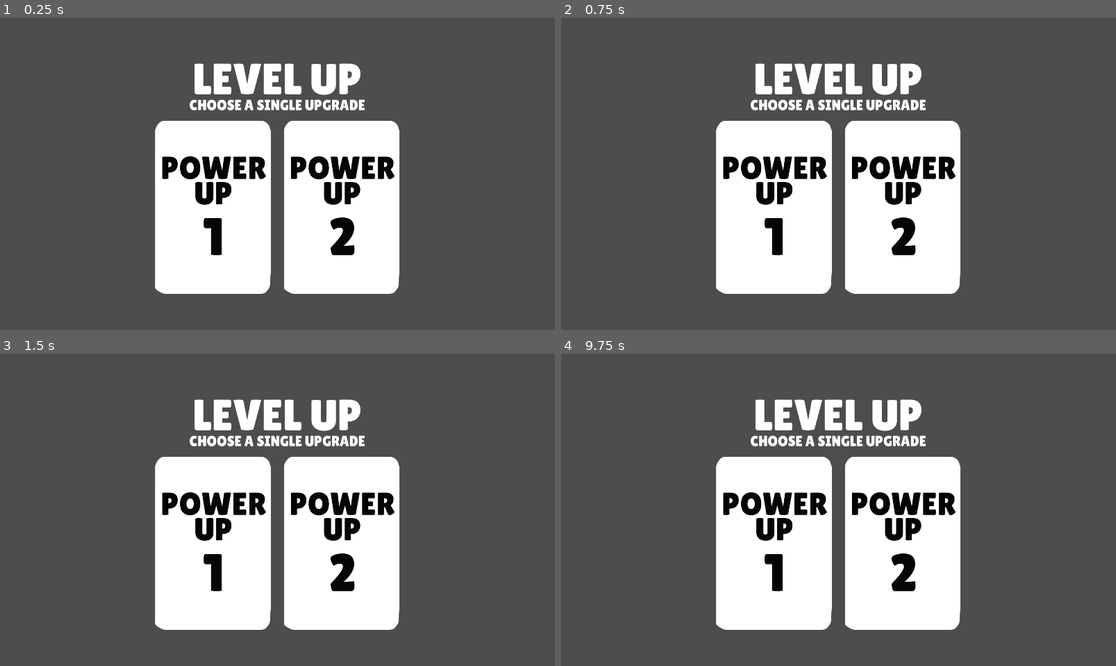
Above: before the commit, frames 1-4 (two rows, left to right).
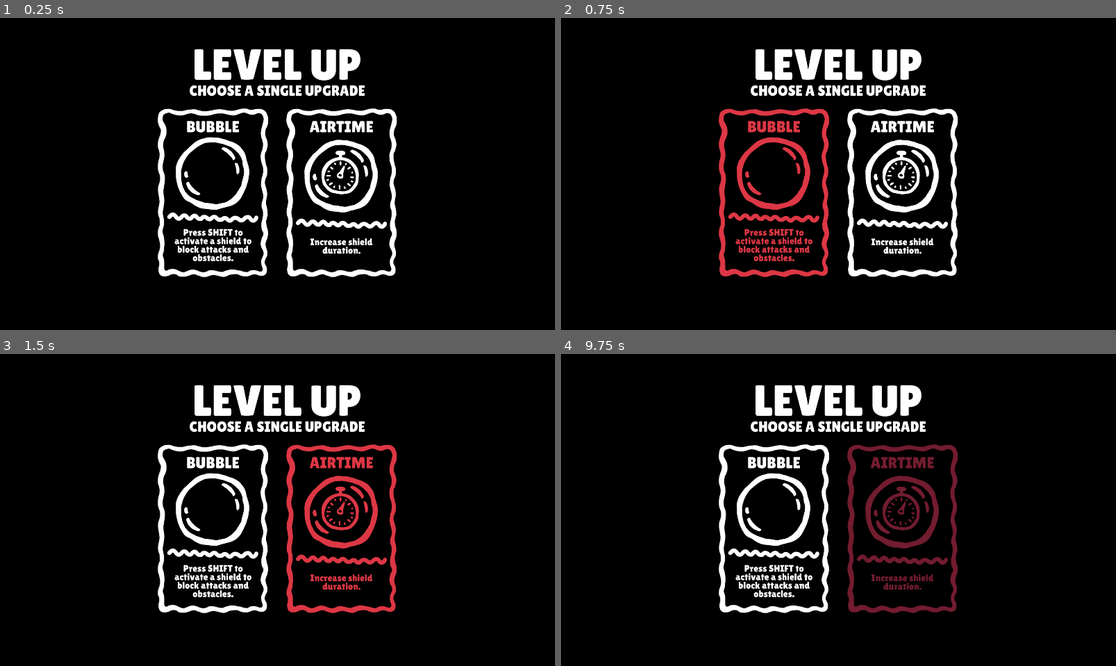
Above: after the commit, the same moments.

Repository: Hangover-Sunshine/DEFCON-JUNIOR
Game: Godot game, scene res://scenes/menus/menu_powerup.tscn
Two runs of this game, one before a commit and one after it. Both use one fixed random seed, a clock stepped at 60 frames per second and the inputs below. This scene is started directly instead of the project's main scene.
Inputs (mouse positions are in pixels of both pictures, inside the frame that each line leads up to):
- Up to frame 1 (0.25 s): no input
- Up to frame 2 (0.75 s): click (771, 192) at 0.52 s
- Up to frame 3 (1.5 s): click (344, 528) at 1.27 s
- Up to frame 4 (9.75 s): tap Enter at 2, 3.5, 5 s; hold D (right) 2.03-2.78 s; tap Shift (dash) every 2.25 s from 2.1 to 8.85 s; tap Space (fire) at 2.75, 2.85, 4.25, 7.35 s; hold S (down) 2.78-3.53 s; hold D (right) 3.53-4.28 s; tap Q (shield) at 3.6, 5.85, 8.1 s; hold W (up) 4.28-5.03 s; hold Space (fire) 5.03-5.78 s; hold A (left) 5.03-6.53 s; hold S (down) 6.53-7.28 s; hold D (right) 7.28-8.03 s; hold W (up) 8.03-8.78 s; hold D (right) 8.78-9.53 s; hold S (down) from 9.53 s (still down); hold Space (fire) from 9.53 s (still down)

The runs differ from the first frame. In frame 1, 93% of the frame differs, in the area x 0-100%, y 0-100%; in frame 2, 95%; in frame 3, 95%; in frame 4, 95%.

Commit message:
Card Push

Diff:
--- /dev/null
+++ b/assets/ui/cards/Stylebox/Card_Boost.tres
@@ -0,0 +1,8 @@
+[gd_resource type="StyleBoxTexture" load_steps=2 format=3 uid="uid://dt4ij8cuqbkda"]
+
+[ext_resource type="Texture2D" uid="uid://dk4numgl1jkdp" path="res://assets/ui/cards/Card_Boost_Jetfuel.png" id="1_1wd6k"]
+
+[resource]
+texture = ExtResource("1_1wd6k")
+texture_margin_left = 400.0
+texture_margin_top = 600.0
--- /dev/null
+++ b/assets/ui/cards/Stylebox/Card_Boost_Jetfuel.tres
@@ -0,0 +1,8 @@
+[gd_resource type="StyleBoxTexture" load_steps=2 format=3 uid="uid://du514ibtyarb8"]
+
+[ext_resource type="Texture2D" uid="uid://d2x6o0q1lagp8" path="res://assets/ui/cards/Card_Boost.png" id="1_cyr7o"]
+
+[resource]
+texture = ExtResource("1_cyr7o")
+texture_margin_left = 400.0
+texture_margin_top = 600.0
--- a/scenes/menus/menu_gameover.tscn
+++ b/scenes/menus/menu_gameover.tscn
@@ -16,7 +16,7 @@
 layout_mode = 0
 offset_right = 40.0
 offset_bottom = 40.0
-color = Color(0.027451, 0.0352941, 0.0941176, 1)
+color = Color(0, 0, 0, 1)
 
 [node name="Pause_MC" type="MarginContainer" parent="."]
 custom_minimum_size = Vector2(1920, 1080)
--- a/scenes/menus/menu_powerup.tscn
+++ b/scenes/menus/menu_powerup.tscn
@@ -1,10 +1,106 @@
-[gd_scene load_steps=4 format=3 uid="uid://cjxnrxc6wrgrd"]
+[gd_scene load_steps=23 format=3 uid="uid://cjxnrxc6wrgrd"]
 
 [ext_resource type="FontFile" uid="uid://csvoyclvx65d2" path="res://assets/fonts/LilitaOne-Regular.ttf" id="1_khua4"]
-[ext_resource type="Texture2D" uid="uid://c56g6gbcdxuu1" path="res://assets/temporary/Powerup1.png" id="2_uanyc"]
-[ext_resource type="Texture2D" uid="uid://bjjkysgjojckd" path="res://assets/temporary/Powerup2.png" id="3_6on8q"]
+[ext_resource type="Texture2D" uid="uid://dk4numgl1jkdp" path="res://assets/ui/cards/Card_Boost_Jetfuel.png" id="2_x3c5c"]
+[ext_resource type="Texture2D" uid="uid://d2x6o0q1lagp8" path="res://assets/ui/cards/Card_Boost.png" id="3_jkd0e"]
+[ext_resource type="Texture2D" uid="uid://d3cahpp0u236q" path="res://assets/ui/cards/Card_Bubble.png" id="4_as3yt"]
+[ext_resource type="Texture2D" uid="uid://cqckvgx1847pe" path="res://assets/ui/cards/Card_Bubble_Airtime.png" id="5_w3qj4"]
 
-[node name="Menu_Powerup" type="Control"]
+[sub_resource type="StyleBoxEmpty" id="StyleBoxEmpty_tidti"]
+
+[sub_resource type="StyleBoxTexture" id="StyleBoxTexture_ktuqn"]
+texture = ExtResource("3_jkd0e")
+texture_margin_left = 400.0
+texture_margin_top = 600.0
+modulate_color = Color(0.866667, 0.215686, 0.270588, 1)
+
+[sub_resource type="StyleBoxTexture" id="StyleBoxTexture_31i4w"]
+texture = ExtResource("3_jkd0e")
+texture_margin_left = 400.0
+texture_margin_top = 600.0
+
+[sub_resource type="StyleBoxTexture" id="StyleBoxTexture_hm2mf"]
+texture = ExtResource("3_jkd0e")
+texture_margin_left = 400.0
+texture_margin_top = 600.0
+modulate_color = Color(0.447059, 0.109804, 0.184314, 1)
+
+[sub_resource type="Theme" id="Theme_ujgxb"]
+Button/styles/focus = SubResource("StyleBoxEmpty_tidti")
+Button/styles/hover = SubResource("StyleBoxTexture_ktuqn")
+Button/styles/normal = SubResource("StyleBoxTexture_31i4w")
+Button/styles/pressed = SubResource("StyleBoxTexture_hm2mf")
+
+[sub_resource type="StyleBoxTexture" id="StyleBoxTexture_do3c0"]
+texture = ExtResource("2_x3c5c")
+texture_margin_left = 400.0
+texture_margin_top = 600.0
+modulate_color = Color(0.866667, 0.215686, 0.270588, 1)
+
+[sub_resource type="StyleBoxTexture" id="StyleBoxTexture_y5rvt"]
+texture = ExtResource("2_x3c5c")
+texture_margin_left = 400.0
+texture_margin_top = 600.0
+
+[sub_resource type="StyleBoxTexture" id="StyleBoxTexture_ksohb"]
+texture = ExtResource("2_x3c5c")
+texture_margin_left = 400.0
+texture_margin_top = 600.0
+modulate_color = Color(0.447059, 0.109804, 0.184314, 1)
+
+[sub_resource type="Theme" id="Theme_2oqir"]
+Button/styles/focus = SubResource("StyleBoxEmpty_tidti")
+Button/styles/hover = SubResource("StyleBoxTexture_do3c0")
+Button/styles/normal = SubResource("StyleBoxTexture_y5rvt")
+Button/styles/pressed = SubResource("StyleBoxTexture_ksohb")
+
+[sub_resource type="StyleBoxTexture" id="StyleBoxTexture_8op0l"]
+texture = ExtResource("4_as3yt")
+texture_margin_left = 400.0
+texture_margin_top = 600.0
+modulate_color = Color(0.866667, 0.215686, 0.270588, 1)
+
+[sub_resource type="StyleBoxTexture" id="StyleBoxTexture_26hg4"]
+texture = ExtResource("4_as3yt")
+texture_margin_left = 400.0
+texture_margin_top = 600.0
+
+[sub_resource type="StyleBoxTexture" id="StyleBoxTexture_qmfpb"]
+texture = ExtResource("4_as3yt")
+texture_margin_left = 400.0
+texture_margin_top = 600.0
+modulate_color = Color(0.447059, 0.109804, 0.184314, 1)
+
+[sub_resource type="Theme" id="Theme_4xyx1"]
+Button/styles/focus = SubResource("StyleBoxEmpty_tidti")
+Button/styles/hover = SubResource("StyleBoxTexture_8op0l")
+Button/styles/normal = SubResource("StyleBoxTexture_26hg4")
+Button/styles/pressed = SubResource("StyleBoxTexture_qmfpb")
+
+[sub_resource type="StyleBoxTexture" id="StyleBoxTexture_56aln"]
+texture = ExtResource("5_w3qj4")
+texture_margin_left = 400.0
+texture_margin_top = 600.0
+modulate_color = Color(0.866667, 0.215686, 0.270588, 1)
+
+[sub_resource type="StyleBoxTexture" id="StyleBoxTexture_sakbw"]
+texture = ExtResource("5_w3qj4")
+texture_margin_left = 400.0
+texture_margin_top = 600.0
+
+[sub_resource type="StyleBoxTexture" id="StyleBoxTexture_p3teb"]
+texture = ExtResource("5_w3qj4")
+texture_margin_left = 400.0
+texture_margin_top = 600.0
+modulate_color = Color(0.447059, 0.109804, 0.184314, 1)
+
+[sub_resource type="Theme" id="Theme_5p5to"]
+Button/styles/focus = SubResource("StyleBoxEmpty_tidti")
+Button/styles/hover = SubResource("StyleBoxTexture_56aln")
+Button/styles/normal = SubResource("StyleBoxTexture_sakbw")
+Button/styles/pressed = SubResource("StyleBoxTexture_p3teb")
+
+[node name="Menu_Cards" type="Control"]
 layout_mode = 3
 anchors_preset = 15
 anchor_right = 1.0
@@ -12,54 +108,71 @@
 grow_horizontal = 2
 grow_vertical = 2
 
-[node name="Powerup_MC" type="MarginContainer" parent="."]
+[node name="ColorRect" type="ColorRect" parent="."]
+custom_minimum_size = Vector2(1920, 1080)
+layout_mode = 0
+offset_right = 1920.0
+offset_bottom = 1080.0
+color = Color(0, 0, 0, 1)
+
+[node name="Cards_MC" type="MarginContainer" parent="."]
 custom_minimum_size = Vector2(1920, 1080)
 layout_mode = 0
 offset_right = 40.0
 offset_bottom = 40.0
 theme_override_constants/margin_left = 420
+theme_override_constants/margin_top = 75
 theme_override_constants/margin_right = 420
 
-[node name="Message_VBox2" type="VBoxContainer" parent="Powerup_MC"]
+[node name="Levelup_VBox1" type="VBoxContainer" parent="Cards_MC"]
 layout_mode = 2
-alignment = 1
 
-[node name="Header_VBox" type="VBoxContainer" parent="Powerup_MC/Message_VBox2"]
+[node name="LevelUp_VBox2" type="VBoxContainer" parent="Cards_MC/Levelup_VBox1"]
 layout_mode = 2
 theme_override_constants/separation = 25
 
-[node name="VBoxContainer" type="VBoxContainer" parent="Powerup_MC/Message_VBox2/Header_VBox"]
+[node name="Header_VBox" type="VBoxContainer" parent="Cards_MC/Levelup_VBox1/LevelUp_VBox2"]
 layout_mode = 2
 theme_override_constants/separation = -25
 
-[node name="Header1_Label" type="Label" parent="Powerup_MC/Message_VBox2/Header_VBox/VBoxContainer"]
+[node name="Header1_Label" type="Label" parent="Cards_MC/Levelup_VBox1/LevelUp_VBox2/Header_VBox"]
 layout_mode = 2
 theme_override_fonts/font = ExtResource("1_khua4")
 theme_override_font_sizes/font_size = 150
 text = "LEVEL UP"
 horizontal_alignment = 1
 
-[node name="Header1_Label2" type="Label" parent="Powerup_MC/Message_VBox2/Header_VBox/VBoxContainer"]
+[node name="Header1_Label2" type="Label" parent="Cards_MC/Levelup_VBox1/LevelUp_VBox2/Header_VBox"]
 layout_mode = 2
 theme_override_fonts/font = ExtResource("1_khua4")
 theme_override_font_sizes/font_size = 50
 text = "CHOOSE A SINGLE UPGRADE"
 horizontal_alignment = 1
 
-[node name="HBoxContainer" type="HBoxContainer" parent="Powerup_MC/Message_VBox2/Header_VBox"]
+[node name="Card_Hbox" type="HBoxContainer" parent="Cards_MC/Levelup_VBox1/LevelUp_VBox2"]
 layout_mode = 2
 theme_override_constants/separation = 45
 alignment = 1
 
-[node name="TextureRect" type="TextureRect" parent="Powerup_MC/Message_VBox2/Header_VBox/HBoxContainer"]
+[node name="Card_Boost" type="Button" parent="Cards_MC/Levelup_VBox1/LevelUp_VBox2/Card_Hbox"]
+visible = false
 layout_mode = 2
-texture = ExtResource("2_uanyc")
+theme = SubResource("Theme_ujgxb")
 
-[node name="TextureRect2" type="TextureRect" parent="Powerup_MC/Message_VBox2/Header_VBox/HBoxContainer"]
+[node name="Card_Boost_Jetfuel" type="Button" parent="Cards_MC/Levelup_VBox1/LevelUp_VBox2/Card_Hbox"]
+visible = false
 layout_mode = 2
-texture = ExtResource("3_6on8q")
+theme = SubResource("Theme_2oqir")
 
-[node name="AP_Transition" type="AnimationPlayer" parent="."]
+[node name="Card_Bubble" type="Button" parent="Cards_MC/Levelup_VBox1/LevelUp_VBox2/Card_Hbox"]
+layout_mode = 2
+theme = SubResource("Theme_4xyx1")
+
+[node name="Card_Bubble_Airtime" type="Button" parent="Cards_MC/Levelup_VBox1/LevelUp_VBox2/Card_Hbox"]
+layout_mode = 2
+theme = SubResource("Theme_5p5to")
+
+[node name="AP" type="AnimationPlayer" parent="."]
 
 [node name="Timer" type="Timer" parent="."]
 wait_time = 5.0
Binary file added: assets/ui/cards/Card_Boost.png
Not shown, added: assets/ui/cards/Card_Boost.png.import
Binary file added: assets/ui/cards/Card_Boost_Jetfuel.png
Not shown, added: assets/ui/cards/Card_Boost_Jetfuel.png.import
Binary file added: assets/ui/cards/Card_Bubble.png
Not shown, added: assets/ui/cards/Card_Bubble.png.import
Binary file added: assets/ui/cards/Card_Bubble_Airtime.png
Not shown, added: assets/ui/cards/Card_Bubble_Airtime.png.import
Binary file added: assets/ui/cards/Card_Bubble_Gurgle.png
Not shown, added: assets/ui/cards/Card_Bubble_Gurgle.png.import
Binary file added: assets/ui/cards/Card_Radiation.png
Not shown, added: assets/ui/cards/Card_Radiation.png.import
(and 10 more such lines)
